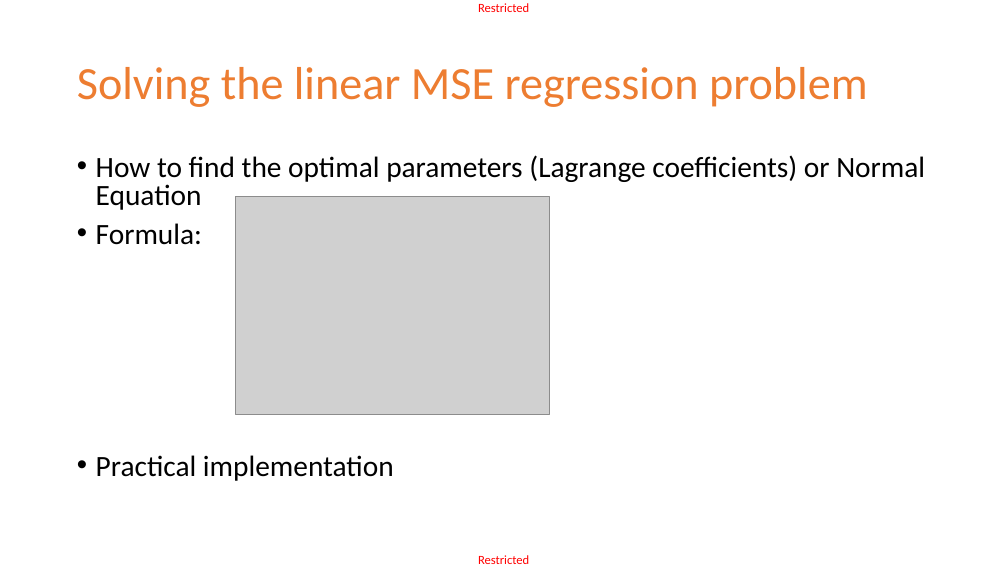
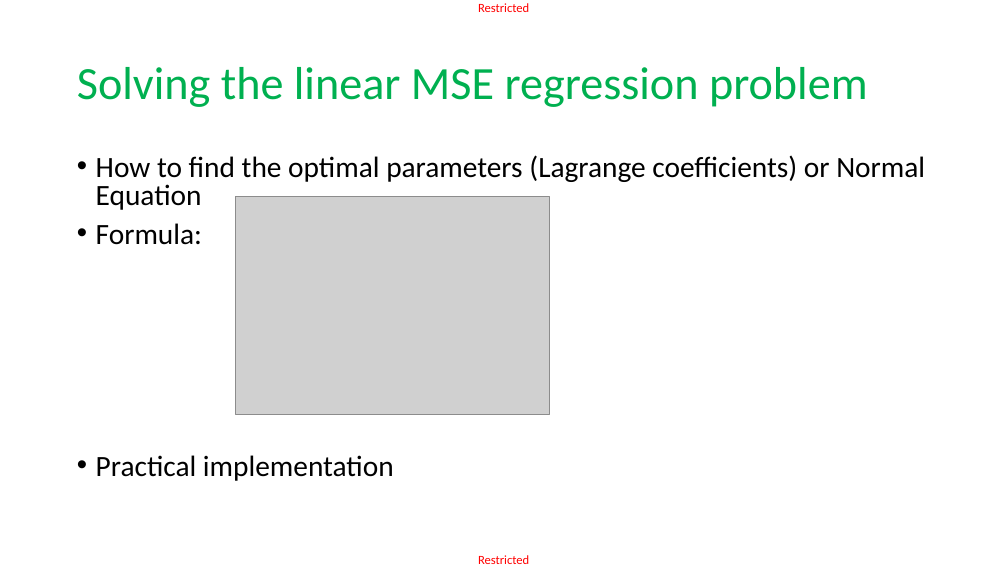
Before and after one commit to matthieudemari/SUTD_DL_50_039, a slide deck: slide 14 of Org.pptx. Drawn at 1008x567 pixels with LibreOffice and Linux fonts; fonts in the diff are those of the drawing; grey boxes stand for pictures. Boxes give left, top, right and bottom in pixels: in the first picture for what was removed or moved away, otherwise in the second. Text is boxed around its words. In the diff, an @@ line names an element or a change of style, - is before the commit and + after.

```diff
--- a/Org.pptx
+++ b/Org.pptx
@@ title "Solving the linear MSE regression ..." at bbox=[77, 67, 868, 107]: text colour #ED7D31 to #00B050 @@
```
Also in this commit, not shown: 5 other slides changed, 5 other files.
